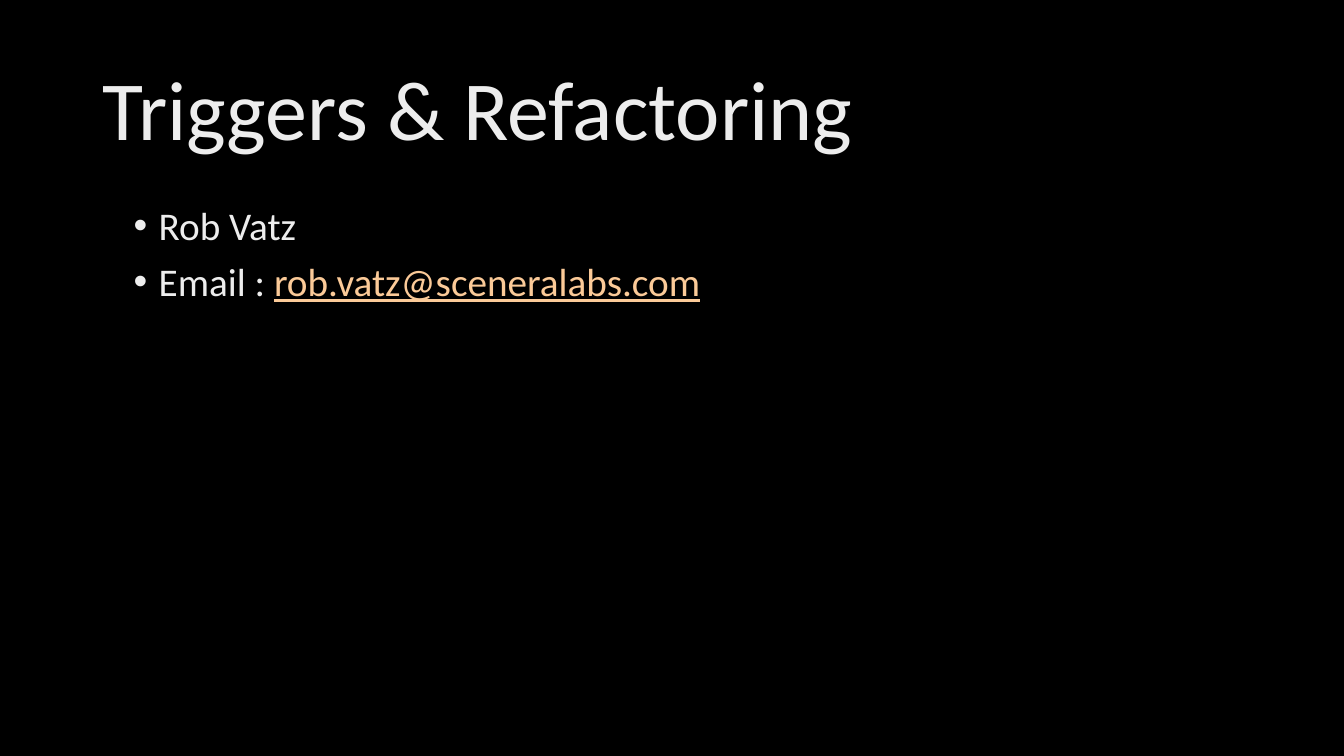
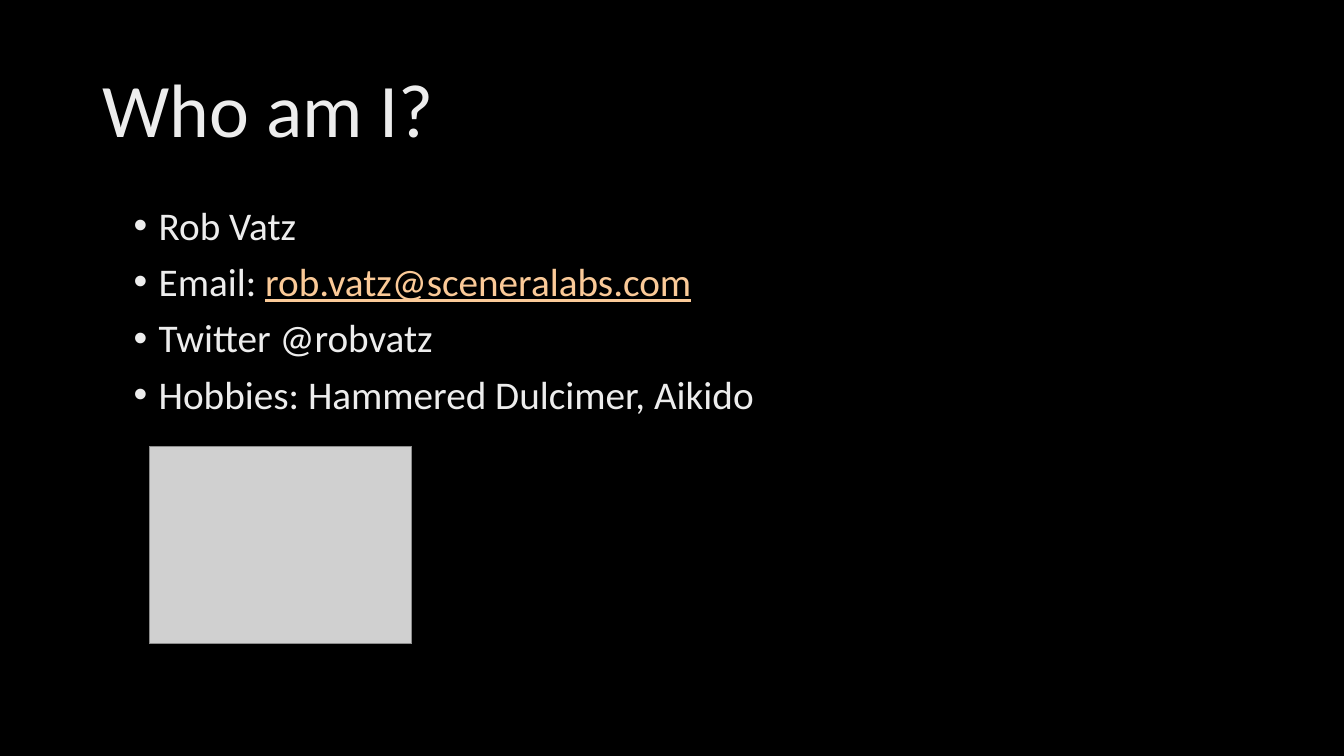
Before and after one commit to poedevop-fm/Database-Refactoring-Demo, a slide deck: slide 2 of Triggers & Refactoring.pptx (slide 1 before the commit). Drawn at 1344x756 pixels with LibreOffice and Linux fonts; fonts in the diff are those of the drawing; grey boxes stand for pictures; background and template pictures are left out. Boxes give left, top, right and bottom in pixels: in the first picture for what was removed or moved away, otherwise in the second. Text is boxed around its words. In the diff, an @@ line names an element or a change of style, - is before the commit and + after.

```diff
--- a/Triggers & Refactoring.pptx
+++ b/Triggers & Refactoring.pptx
@@ title at box(102, 84, 434, 138): text changed; size 60 to 54 pt @@
-Triggers & Refactoring
+Who am I?
@@ text at box(159, 268, 754, 414): text changed; text colour #FBCA98 to gradient #BFBFBF to #EDEDED to #FFFFFF @@
-• Email : rob.vatz@sceneralabs.com
+• Email: rob.vatz@sceneralabs.com
+• Twitter @robvatz
+• Hobbies: Hammered Dulcimer, Aikido
@@ picture added at box(149, 447, 411, 644) @@
```
Also in this commit, not shown: 1 other slide changed, 9 slides added, 27 other files.
